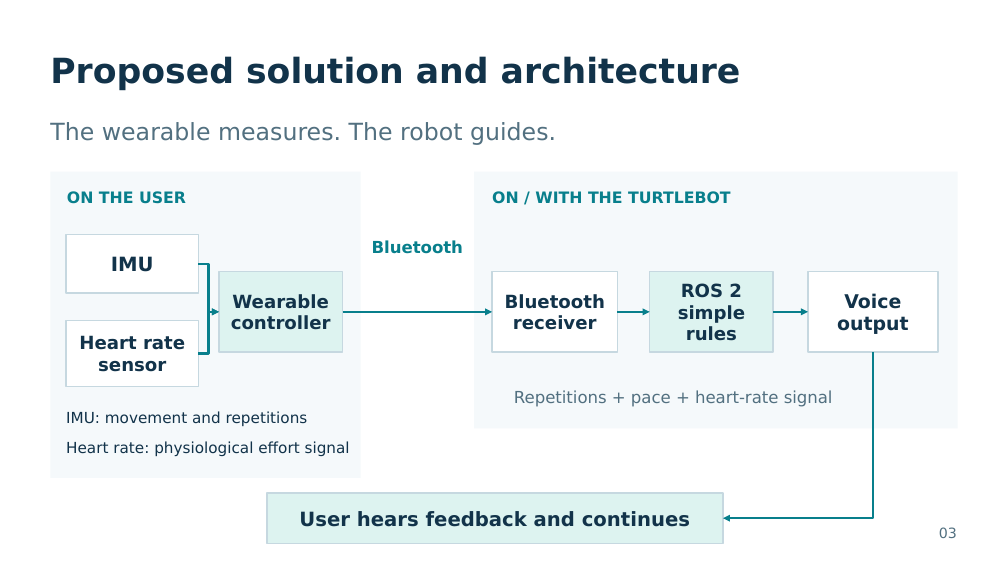
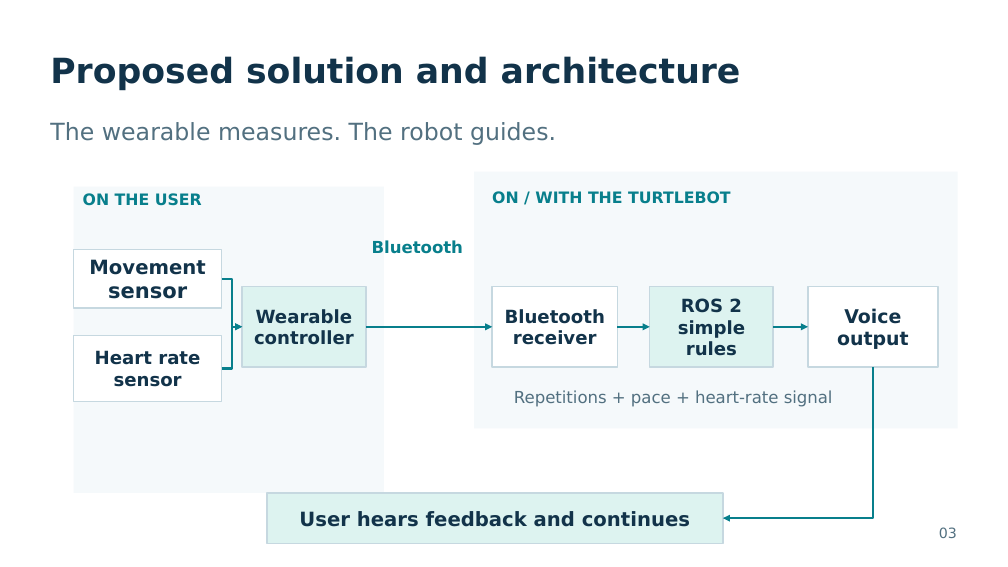
Before and after one commit to AndrianaSm/adaptive-training-assistant, a slide deck: slide 3 of Fabricaation.pptx. Drawn at 1008x567 pixels with LibreOffice and Linux fonts; fonts in the diff are those of the drawing. Boxes give left, top, right and bottom in pixels: in the first picture for what was removed or moved away, otherwise in the second. Text is boxed around its words. In the diff, an @@ line names an element or a change of style, - is before the commit and + after.

Commit message:
update presentation

```diff
--- a/Fabricaation.pptx
+++ b/Fabricaation.pptx
@@ rectangle: place and size @@
-rectangle at <box>51,172,361,478</box>
+rectangle at <box>73,187,383,493</box>
@@ text "ON THE USER": place and size @@
-text "ON THE USER" at <box>67,191,186,204</box>
+text "ON THE USER" at <box>83,193,202,206</box>
@@ rectangle "Movement sensor": place and size @@
-rectangle "Movement sensor" at <box>67,234,199,293</box>
+rectangle "Movement sensor" at <box>73,250,222,308</box>
@@ text in rectangle at <box>89,259,205,299</box>: text changed @@
-IMU
+Movement sensor
@@ 2 elbow arrows, 1 rectangle: place and size @@
-2 elbow arrows, 1 rectangle at <box>198,264,343,354</box>
+2 elbow arrows, 1 rectangle at <box>222,279,366,368</box>
@@ arrow moved from (343, 312) - (492, 312) to (366, 327) - (492, 327) @@
@@ 3 rectangles, 2 arrows: place and size @@
-3 rectangles, 2 arrows at <box>492,271,938,352</box>
+3 rectangles, 2 arrows at <box>492,287,938,367</box>
@@ rectangle "Heart rate": place and size @@
-rectangle "Heart rate" at <box>67,321,199,387</box>
+rectangle "Heart rate" at <box>73,336,222,402</box>
@@ elbow arrow moved from (873, 352) - (723, 518) to (873, 367) - (723, 518) @@
@@ text removed at <box>66,411,308,426</box> @@
-IMU: movement and repetitions
@@ text removed at <box>66,441,350,456</box> @@
-Heart rate: physiological effort signal
```
Also in this commit, not shown: 3 other slides changed.
